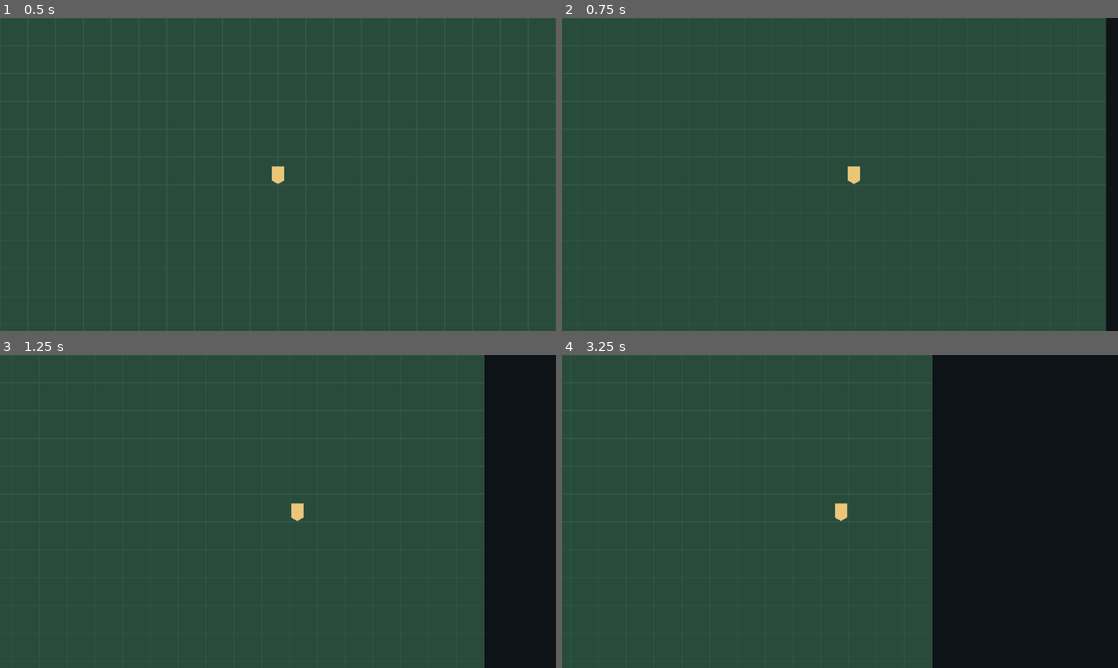
Above: before the commit, frames 1-4 (two rows, left to right).
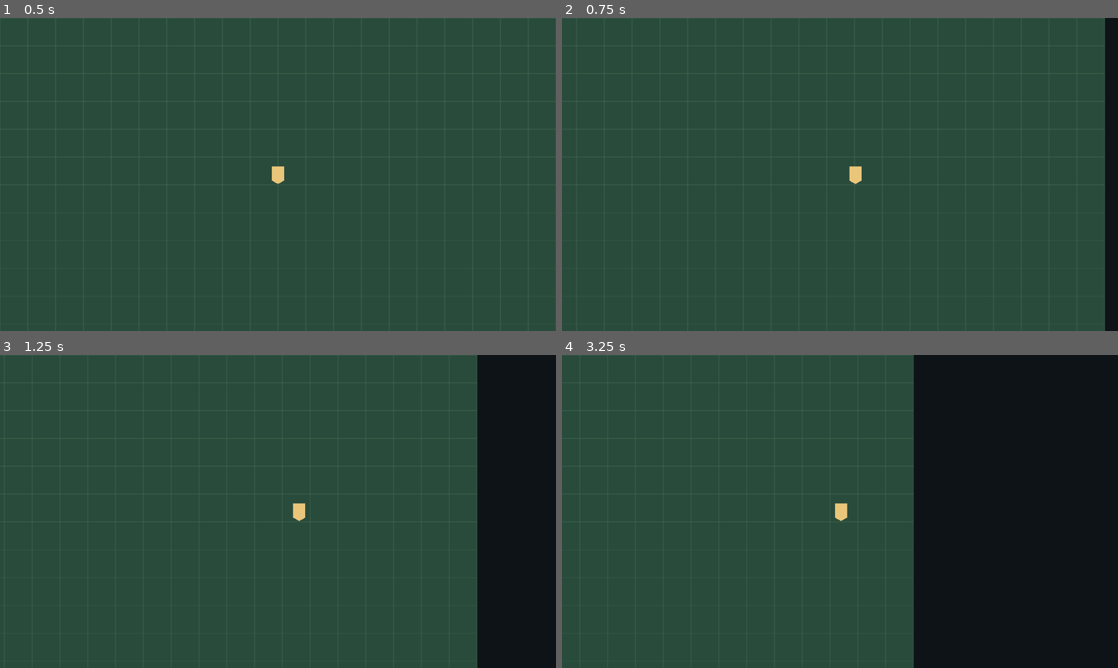
Above: after the commit, the same moments.

Repository: felipeaguiar2345678-a11y/Ascens-o-RPG-multijogador
Game: Godot game, scene res://scenes/mundo_principal.tscn
The game is run twice, just before and just after one commit, with the same random seed, the same clock (stepped at 60 frames per second) and the same inputs.
Inputs (mouse positions are in pixels of both pictures, inside the frame that each line leads up to):
- Up to frame 1 (0.5 s): no input
- Up to frame 2 (0.75 s): tap Enter at 0.5 s; move the mouse to (962, 158) at 0.52 s; hold Right (ui_right) from 0.53 s (still down); click (962, 158) at 0.67 s
- Up to frame 3 (1.25 s): keep holding Right (ui_right)
- Up to frame 4 (3.25 s): release Right (ui_right) at 1.25 s; drag from (728, 527) to (812, 574) at 1.27 s; move the mouse to (895, 442) at 2.02 s; hold Right (ui_right) 2.03-2.75 s; drag from (812, 574) to (673, 464) at 2.77 s

Frame 1 is identical in both runs. In frame 2, 0.3% of the frame differs, in the area x 51-98%, y 0-100%; in frame 3, 1.3%; in frame 4, 3.4%, in the area x 50-67%, y 0-100%.

Commit message:
Adiciona suporte ao joystick virtual no movimento do jogador

Diff:
--- a/godot/scripts/jogador.gd
+++ b/godot/scripts/jogador.gd
@@ -1,8 +1,13 @@
 extends CharacterBody2D
 
-@export var velocidade: float = 150.0
+@export var velocidade: float = 165.0
+var direcao_virtual := Vector2.ZERO
+
+func definir_direcao_virtual(direcao: Vector2) -> void:
+	direcao_virtual = direcao.limit_length(1.0)
 
 func _physics_process(_delta: float) -> void:
-	var direcao := Input.get_vector("ui_left", "ui_right", "ui_up", "ui_down")
+	var direcao_teclado := Input.get_vector("ui_left", "ui_right", "ui_up", "ui_down")
+	var direcao := direcao_teclado if direcao_teclado.length_squared() > 0.0 else direcao_virtual
 	velocity = direcao.normalized() * velocidade
 	move_and_slide()
